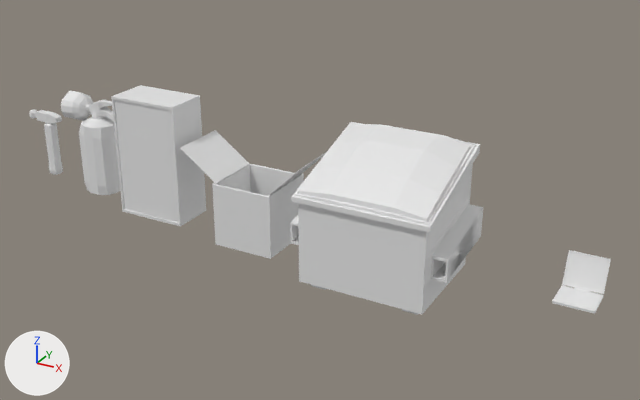
The FBX model Building/Tools.fbx, before and after one commit.
Before and after are seen from a camera (50 mm lens) standing at (36.2, -49.3, 26.4) and looking at (9.3, -0.4, 2.0). Every picture has the same lights, and +X, +Y and +Z are marked at lower left. The picture after the commit comes second. Where no turn or scale is listed for an object, it has been applied to the vertices. Vertices at exactly the same position are counted once.

The first picture shows 'Dumpster', 'FireExtinguisher', 'FireExtinguisherCase', 'Hammer', 'Laptop', 'ShippingBox'.
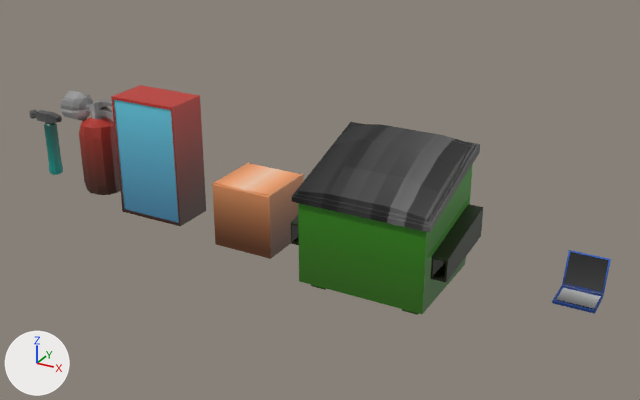
Where the newer file only moved an object's origin or applied its transform, the numbers keep the older frame.

Pixel boxes [x1, y1, x2, y2] of what changed, in the pictures (640 x 400 px; the box of a moved part takes in the faces that stretch with it):
'FireExtinguisherCase', recoloured, surface changed (darker): [111, 85, 206, 226] in both
'ShippingBox', recoloured, reshaped, surface changed (white to brown, 37% narrower, 25% shorter): before [180, 130, 326, 259]; after [212, 162, 304, 259]
'FireExtinguisher', recoloured (darker): [61, 91, 120, 195] in both
'Hammer', recoloured (darker): [29, 109, 63, 175] in both
part 1 of me_cube_006, recoloured (darker): [291, 122, 483, 315] in both
part 2 of me_cube_007, added: after [552, 285, 603, 314]
part 3 of me_cube_007, recoloured (white to black): [562, 250, 611, 310] in both
part 4 of me_cube_004, moved or reshaped: before [269, 152, 326, 195]; after [241, 169, 299, 196]
part 5 of me_cube_004, moved or reshaped: before [180, 130, 250, 184]; after [216, 164, 274, 190]
part 6 of me_cube_004, surface changed (grey to brown): before [180, 130, 326, 259]; after [212, 162, 304, 259]

What the commit changed:
Picture 'deHaht RainbowwGradients.png' (img_dehaht_rainbowwgradients_png) is new.
Material 'Gradient' (mat_gradient) is new.
Its texture is img_dehaht_rainbowwgradients_png.
me_cube_003 has 16 vertices, 14 faces and spans x -2.78..2.78, y -0.85..2.46, z -4.64..4.64.
me_cube_003 is used by ob_fireextinguishercase; location (-4.66, -0.85, 2.63).
me_cube_003 part 7: texture (UV) coordinates of 14 of 14 faces, centred in x -2.78..2.78, y -0.85..2.46, z -4.64..4.64, changed; they spanned u 0.0..0.88, v 0.0..0.96 and now span u 0.39..0.94, v 0.34..0.99.
me_cube_003 gains material mat_gradient (picture img_dehaht_rainbowwgradients_png).
me_cube_006 is used by ob_dumpster; location (15.47, -2.83, 3.32).
me_cube_006 had 246 vertices, 248 faces and spanned x -5.44..5.14, y -3.75..4.09, z -4.82..4.51.
me_cube_006 now has 246 vertices, 244 faces and spans x -5.44..5.14, y -3.75..4.09, z -4.82..4.51.
me_cube_006 part 1: 244 faces spanning x -5.44..5.14, y -3.75..4.09, z -4.82..4.51 switch from no material to mat_gradient (picture img_dehaht_rainbowwgradients_png).
Edits to the shape of me_cube_006 do not show in these pictures.
me_cube_001 has 142 vertices, 140 faces and spans x -1.41..1.62, y -0.48..0.48, z -3.98..1.31.
me_cube_001 gains material mat_gradient (picture img_dehaht_rainbowwgradients_png).
me_cube_002 has 364 vertices, 362 faces and spans x -2.56..2.21, y -1.4..1.4, z -5.06..2.64.
me_cube_002 gains material mat_gradient (picture img_dehaht_rainbowwgradients_png).
me_cube_007 is used by ob_laptop; location (27.17, 1.01, -0.18).
me_cube_007 had 88 vertices, 86 faces and spanned x -1.3..1.29, y -2.28..0.78, z -0.82..1.49.
me_cube_007 now has 132 vertices, 130 faces and spans x -1.3..1.29, y -2.28..0.78, z -0.82..1.49.
me_cube_007 part 2: 44 vertices added at x -1.3..1.29, y -2.28..-0.01, z -0.82..-0.63.
me_cube_007 part 3: 70 faces spanning x -1.3..1.29, y -2.28..0.78, z -0.82..1.49 switch from no material to mat_gradient (picture img_dehaht_rainbowwgradients_png).
me_cube_004 is used by ob_shippingbox; location (4.03, 0.0, 1.42).
Before the commit, vertices of me_cube_004: 24 (4.71, 2.18, 3.28), 25 (4.71, -2.18, 3.28) at pixel (299, 170), 26 (4.71, 2.18, 3.37), 27 (4.71, -2.18, 3.37) at pixel (299, 169).
Before the commit, vertices of me_cube_004: 28 (-5.08, -2.17, 3.05) at pixel (180, 148), 29 (-5.08, 2.17, 3.05) at pixel (215, 131), 30 (-5.08, -2.17, 3.13) at pixel (180, 147), 31 (-5.08, 2.17, 3.13) at pixel (215, 130).
me_cube_004 had 32 vertices, 30 faces and spanned x -5.08..4.71, y -2.35..2.35, z -3.77..3.37.
me_cube_004 now has 32 vertices, 30 faces and spans x -2.3..2.4, y -2.35..2.35, z -3.77..1.01.
Part 4, on me_cube_004:
Vertices 24 to 27 of me_cube_004 move by (-4.69, 0.0, -2.36).
Part 5, on me_cube_004:
Vertices 28 to 31 of me_cube_004 move by (5.09, 0.0, -2.12).
me_cube_004 part 6: texture (UV) coordinates of 30 of 30 faces, centred in x -5.08..4.71, y -2.35..2.35, z -3.77..3.32, changed; they spanned u 0.0..0.98, v 0.0..0.99 and now span u 0.67..0.69, v 0.01..0.17.
me_cube_004 gains material mat_gradient (picture img_dehaht_rainbowwgradients_png).
